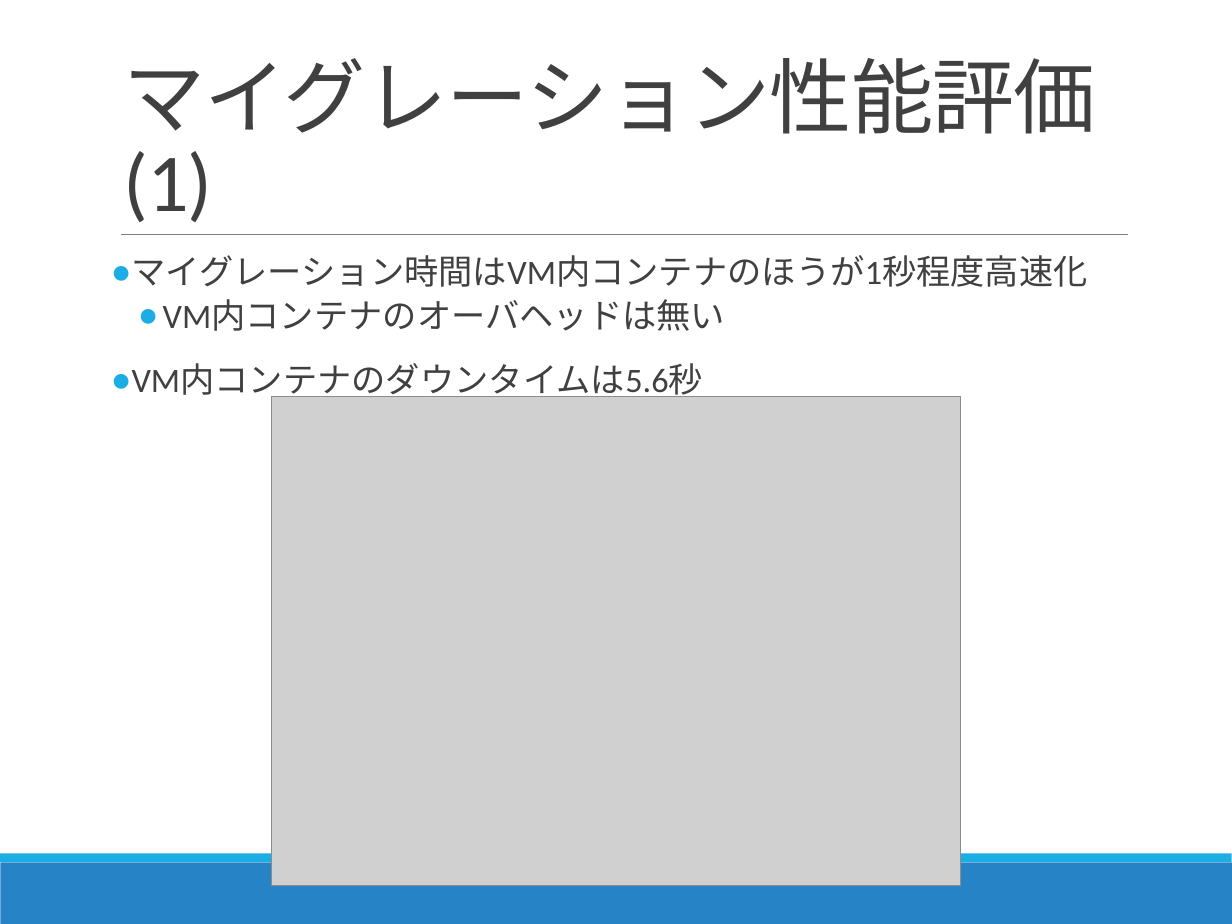
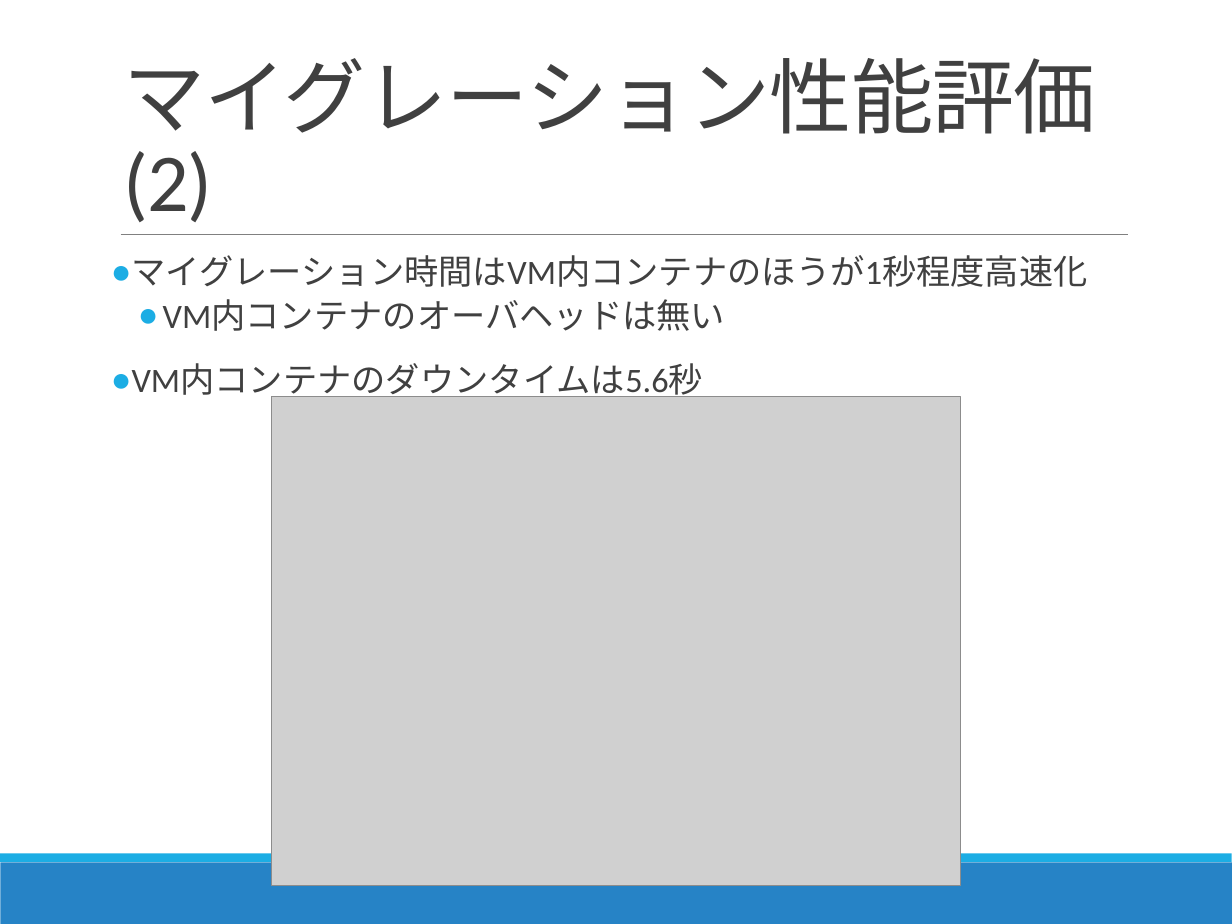
Before and after one commit to Kota0823/Document, a slide deck: slide 34 of 輪講2019-1_鈴木洸太.pptx. Drawn at 1232x924 pixels with LibreOffice and Linux fonts; fonts in the diff are those of the drawing; grey boxes stand for pictures. Boxes give left, top, right and bottom in pixels: in the first picture for what was removed or moved away, otherwise in the second. Text is boxed around its words. In the diff, an @@ line names an element or a change of style, - is before the commit and + after.

```diff
--- a/輪講2019-1_鈴木洸太.pptx
+++ b/輪講2019-1_鈴木洸太.pptx
@@ title at (123,58,1095,222): text changed @@
-マイグレーション性能評価(1)
+マイグレーション性能評価(2)
```
Also in this commit, not shown: 9 other slides changed, 2 other files.
